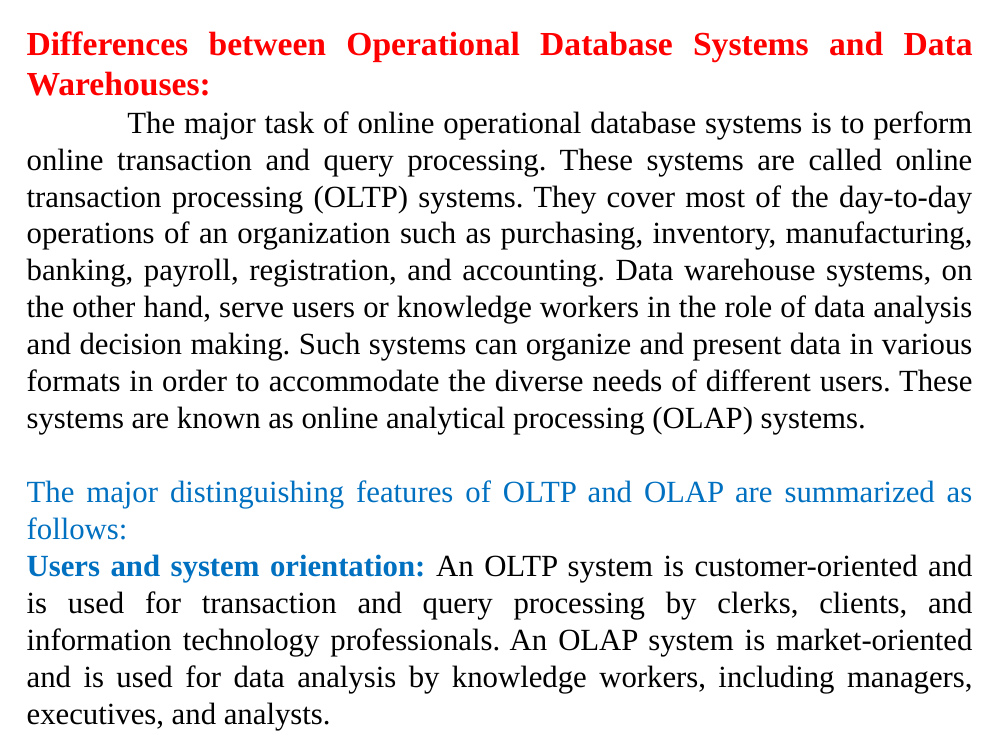
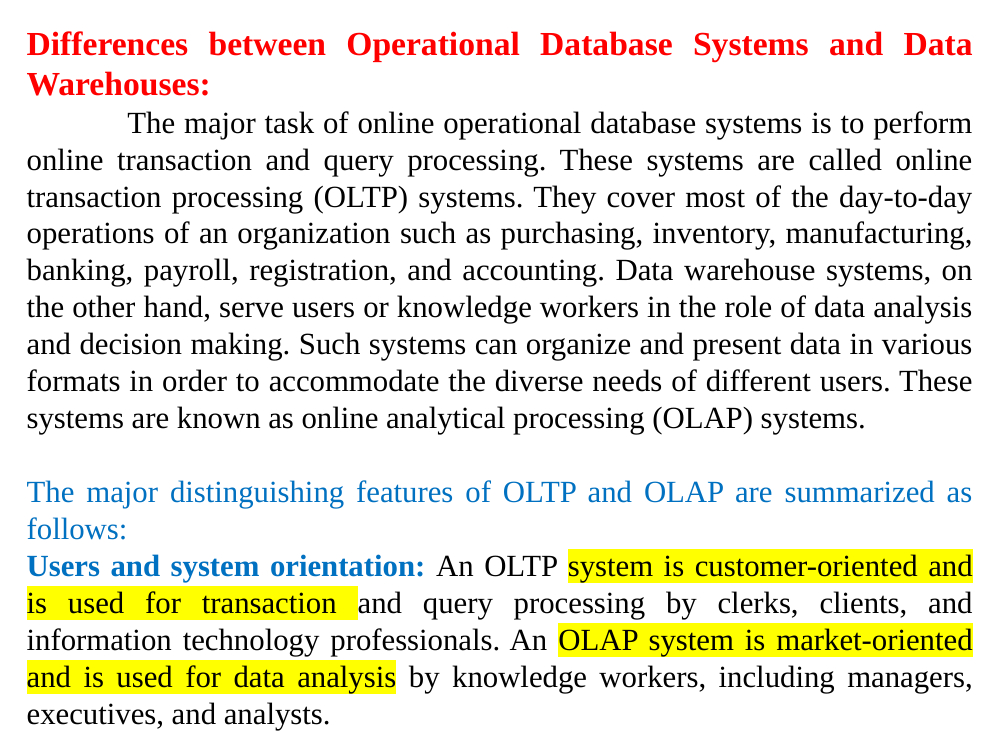
Before and after one commit to devipriyak/24Batch-DMDW, a slide deck: slide 9 of Unit-1(A)(1).pptx. Drawn at 1008x756 pixels with LibreOffice and Linux fonts; fonts in the diff are those of the drawing. Boxes give left, top, right and bottom in pixels: in the first picture for what was removed or moved away, otherwise in the second. Text is boxed around its words. In the diff, an @@ line names an element or a change of style, - is before the commit and + after.

```diff
--- a/Unit-1(A)(1).pptx
+++ b/Unit-1(A)(1).pptx
@@ text at <box>27,554,972,730</box>: highlight none to #FFFF00 in "system is customer-oriented and is used for ..." @@
```
Also in this commit, not shown: 3 slides added.
